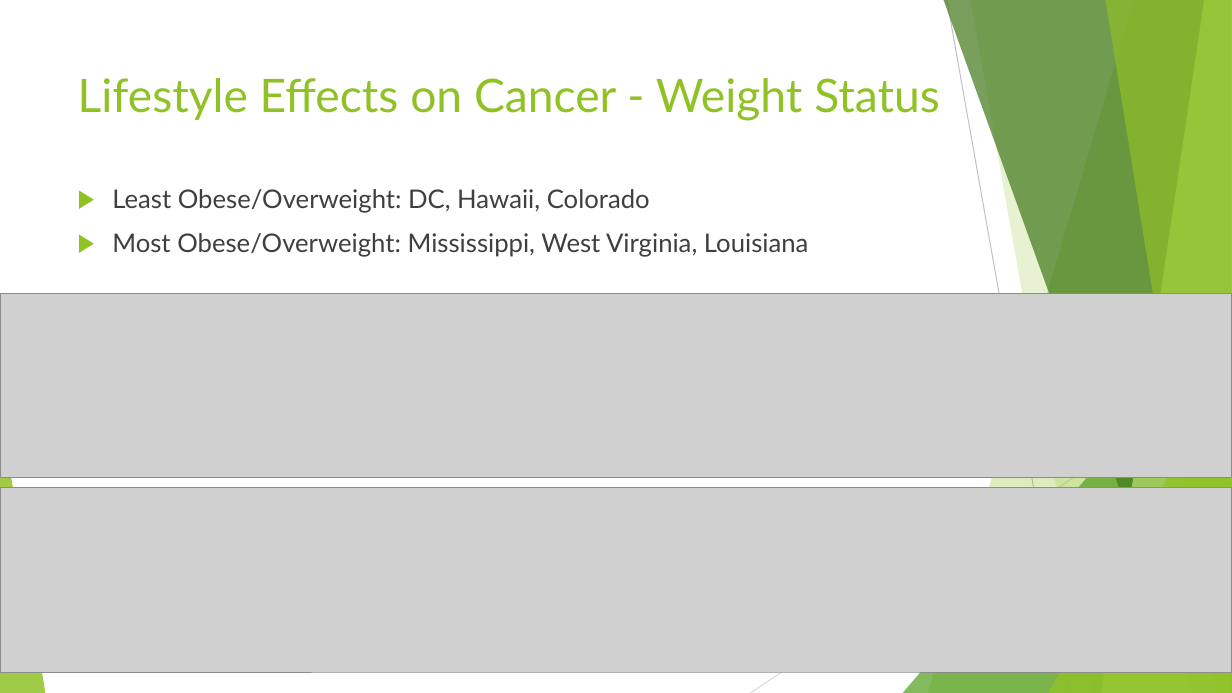
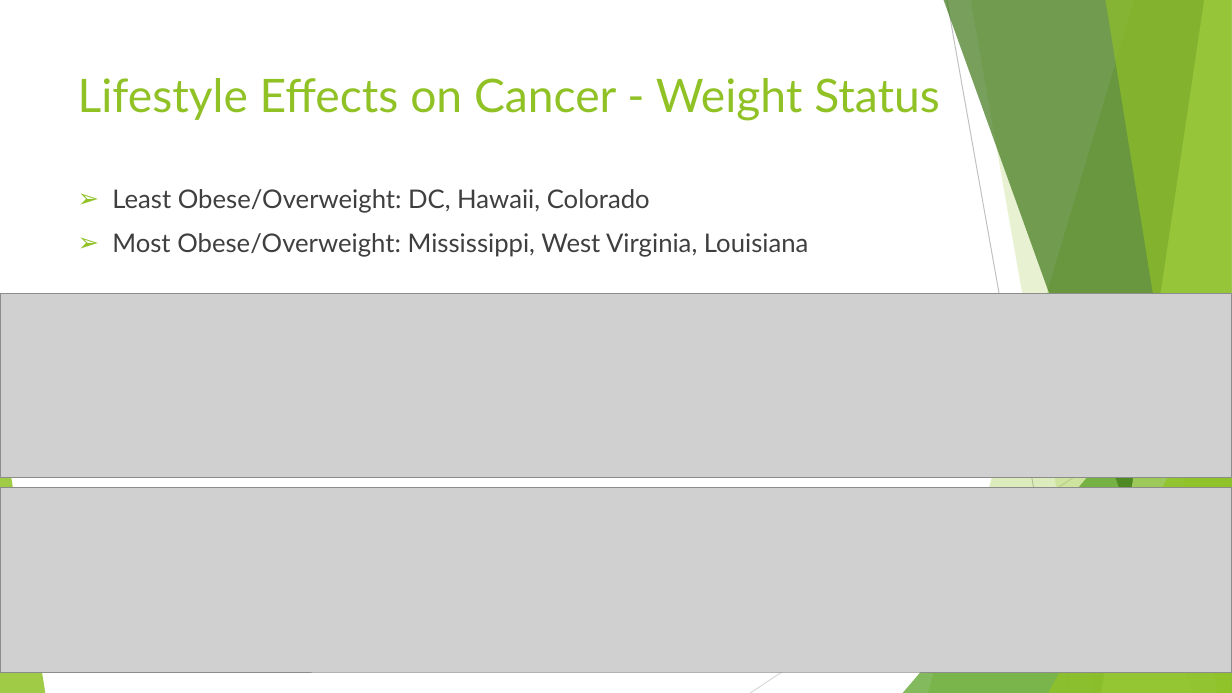
Before and after one commit to dan-brueckman/Group-Project1, a slide deck: slide 17 of CancerContributors.pptx. Drawn at 1232x693 pixels with LibreOffice and Linux fonts; fonts in the diff are those of the drawing; grey boxes stand for pictures. Boxes give left, top, right and bottom in pixels: in the first picture for what was removed or moved away, otherwise in the second. Text is boxed around its words. In the diff, an @@ line names an element or a change of style, - is before the commit and + after.

Commit message:
Final,Final

```diff
--- a/CancerContributors.pptx
+++ b/CancerContributors.pptx
@@ text "Least Obese/Overweight: DC, Hawaii, Colorado" at <box>112,189,808,257</box>: bullet ▶ to ➢ @@
```
Also in this commit, not shown: 10 other slides changed.
